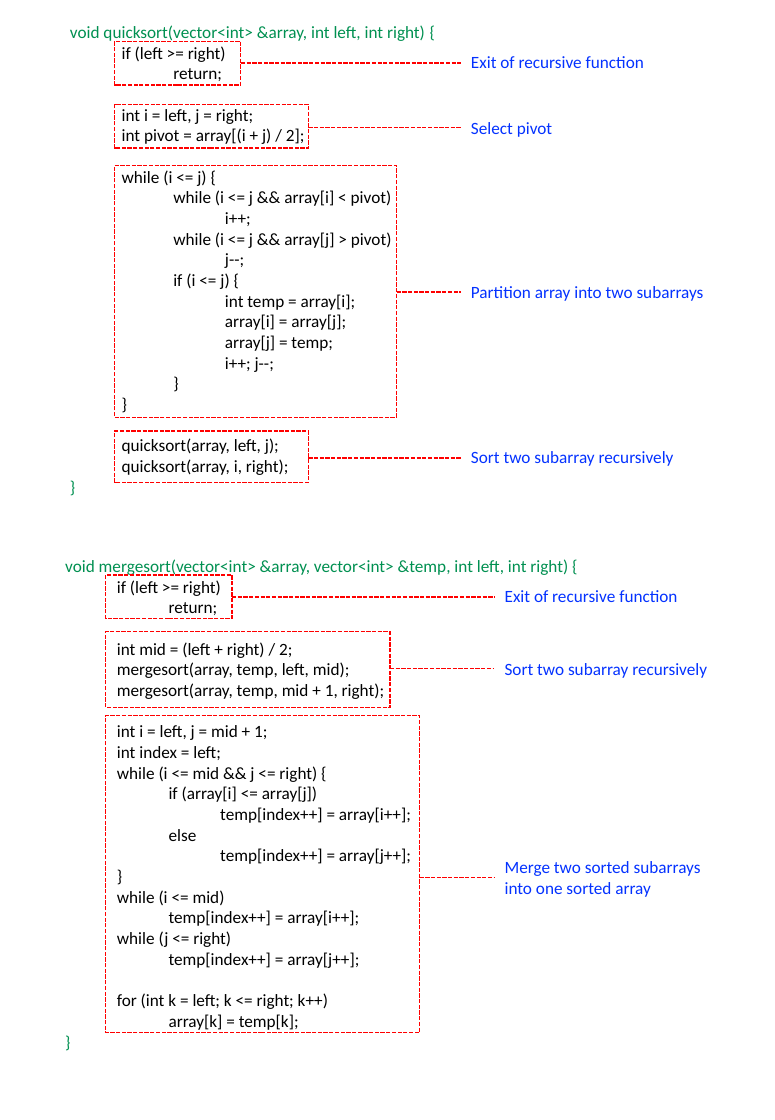
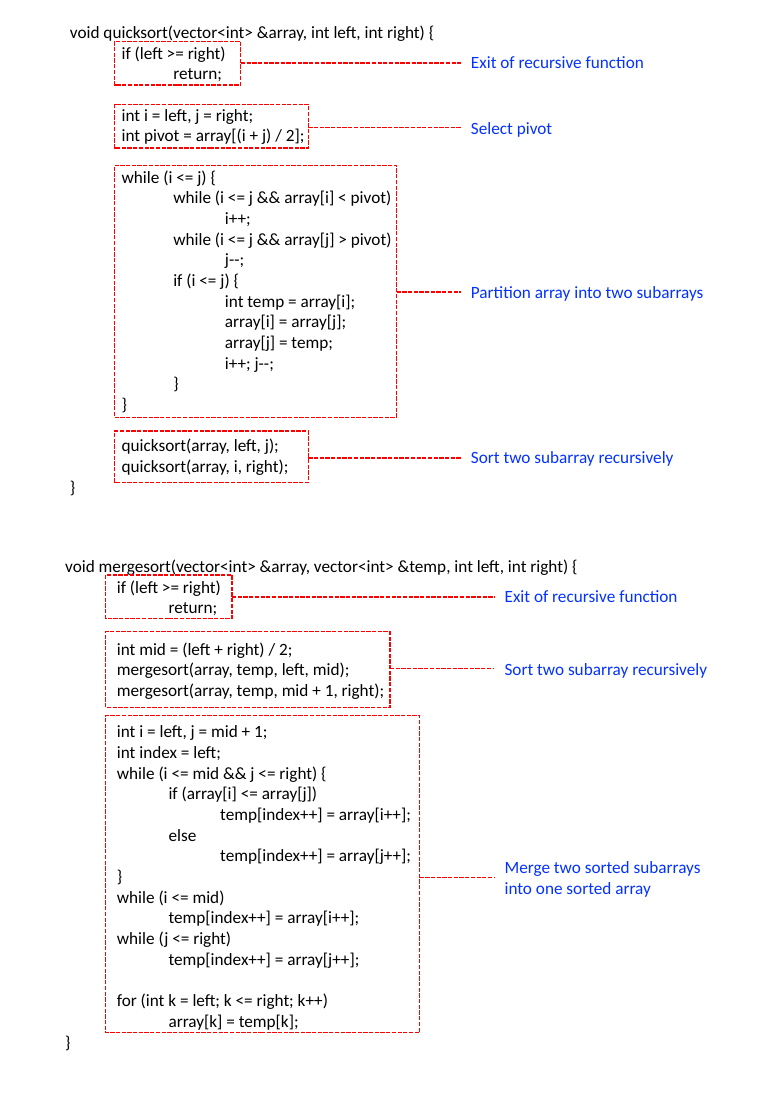
Before and after one commit to kiraskywing/CS_courses, a slide deck: slide 1 of Data Structures and Object-oriented Programming/NCTU/HW2/pic.pptx. Drawn at 775x1120 pixels with LibreOffice and Linux fonts; fonts in the diff are those of the drawing. Boxes give left, top, right and bottom in pixels: in the first picture for what was removed or moved away, otherwise in the second. Text is boxed around its words. In the diff, an @@ line names an element or a change of style, - is before the commit and + after.

```diff
--- a/Data Structures and Object-oriented Programming/NCTU/HW2/pic.pptx
+++ b/Data Structures and Object-oriented Programming/NCTU/HW2/pic.pptx
@@ text at bbox=[70, 25, 425, 43]: text colour #009051 to #000000 in "void quicksort(vector<int> &array, int left, int right) ...", "}" @@
@@ text at bbox=[65, 559, 568, 577]: text colour #009051 to #000000 in "void mergesort(vector<int> &array, vector<int> &temp, int le ...", "}" @@
```
Also in this commit, not shown: 4 other slides changed, 2 slides added, 3 other files.
